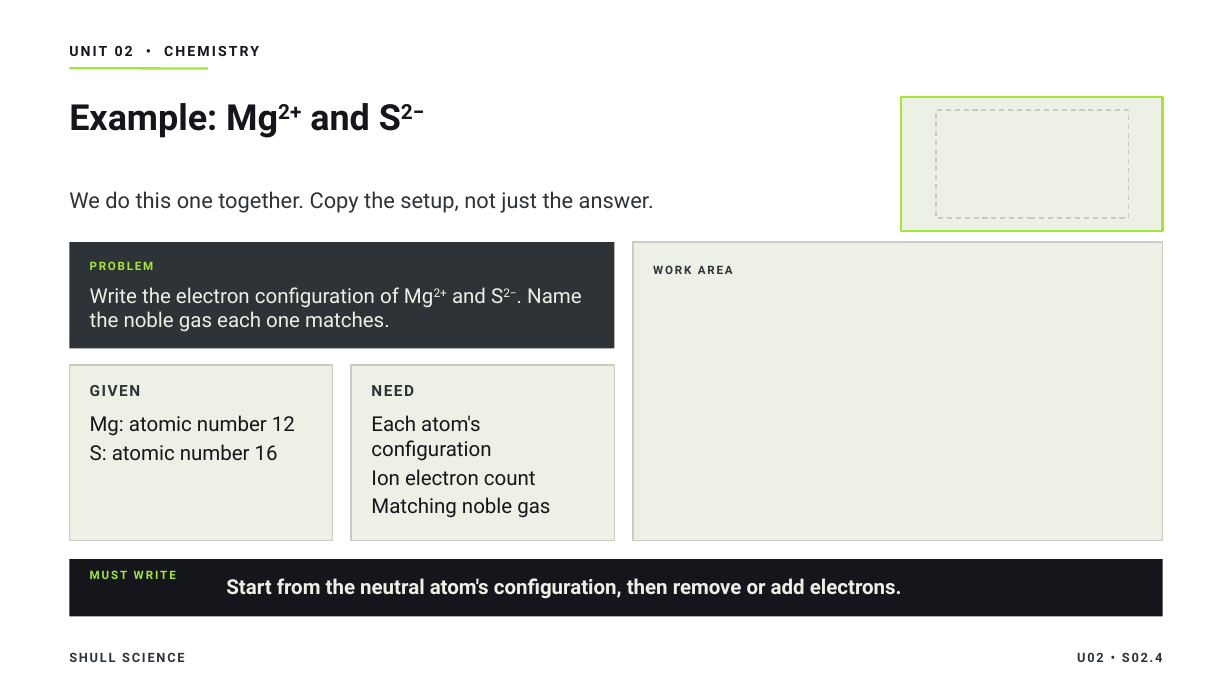
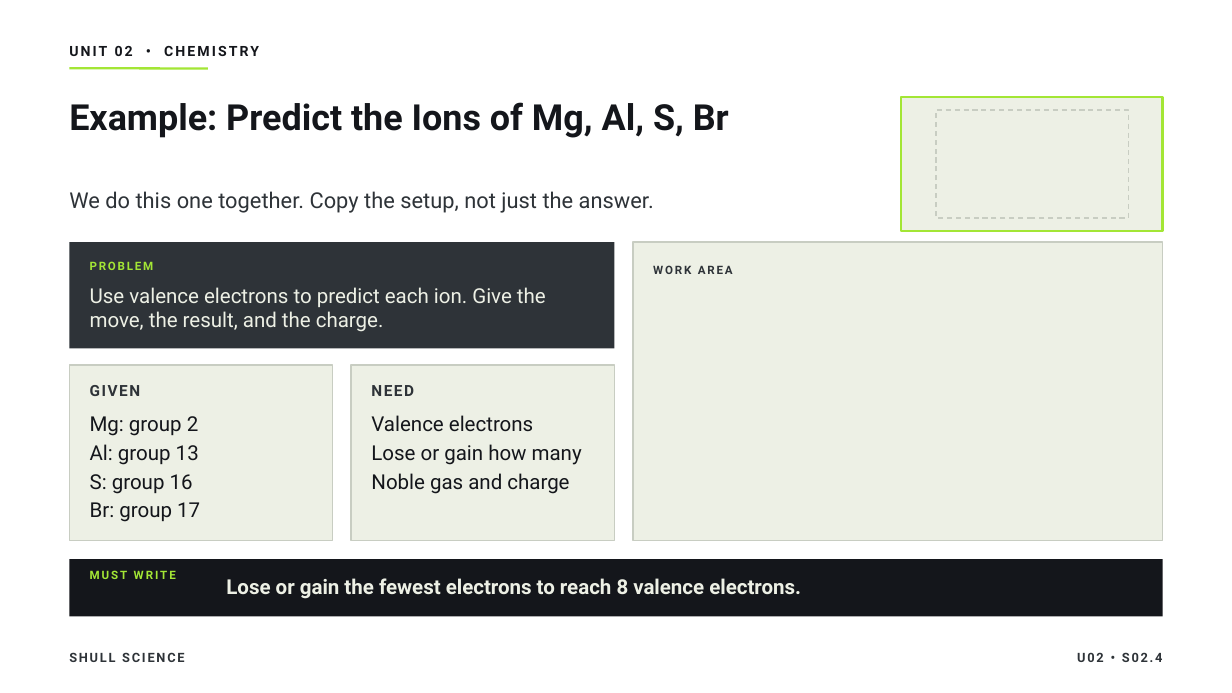
Before and after one commit to Hayabusa015/WorkWork, a slide deck: slide 19 of deliverables/chem-u02/SHULL_CHEM_Slides_U02_S02.4.pptx (slide 15 before the commit). Drawn at 1232x693 pixels with LibreOffice and Linux fonts; fonts in the diff are those of the drawing. Boxes give left, top, right and bottom in pixels: in the first picture for what was removed or moved away, otherwise in the second. Text is boxed around its words. In the diff, an @@ line names an element or a change of style, - is before the commit and + after.

```diff
--- a/deliverables/chem-u02/SHULL_CHEM_Slides_U02_S02.4.pptx
+++ b/deliverables/chem-u02/SHULL_CHEM_Slides_U02_S02.4.pptx
@@ title at [69, 102, 729, 138]: text changed @@
-Example: Mg2+ and S2−
+Example: Predict the Ions of Mg, Al, S, Br
@@ text at [90, 287, 546, 332]: text changed @@
-Write the electron configuration of Mg2+ and S2−. Name the noble gas each one matches.
+Use valence electrons to predict each ion. Give the move, the result, and the charge.
@@ text at [90, 416, 200, 522]: text changed @@
-Mg: atomic number 12
-S: atomic number 16
+Mg: group 2
+Al: group 13
+S: group 16
+Br: group 17
@@ text at [371, 415, 582, 494]: text changed @@
-Each atom's configuration
-Ion electron count
-Matching noble gas
+Valence electrons
+Lose or gain how many
+Noble gas and charge
@@ text at [226, 578, 801, 599]: text changed @@
-Start from the neutral atom's configuration, then remove or add electrons.
+Lose or gain the fewest electrons to reach 8 valence electrons.
```
Also in this commit, not shown: 8 other slides changed, 2 slides added, 2 slides removed, 6 other files.
